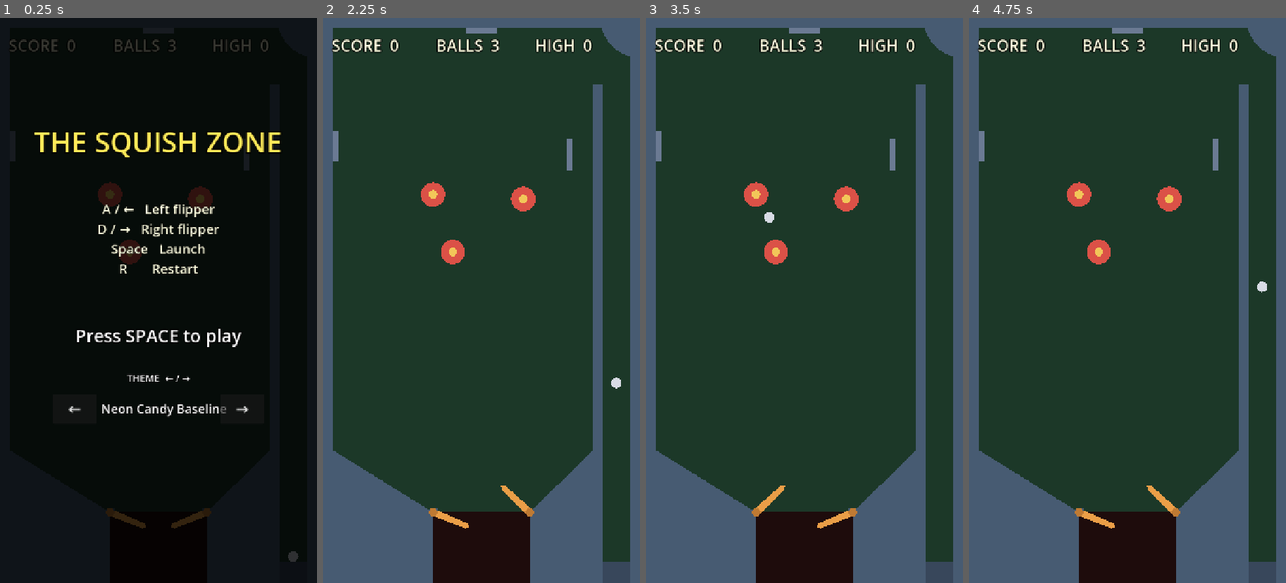
Above: before the commit, frames 1-4 (left to right).
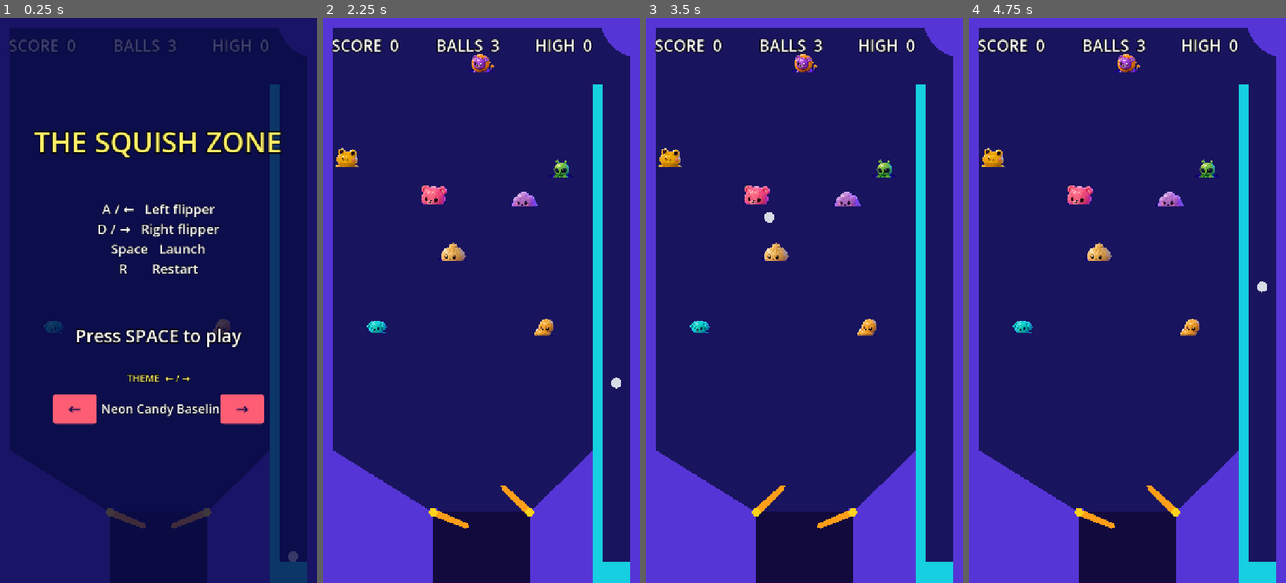
Above: after the commit, the same moments.

Repository: StephenForte/The-Squishy-Pinball-Machine
Game: Godot game, scene res://scenes/main.tscn
The game is run twice, just before and just after one commit, with the same random seed, the same clock (stepped at 60 frames per second) and the same inputs.
Inputs:
- Up to frame 1 (0.25 s): no input
- Up to frame 2 (2.25 s): click "←" at 0.5 s; click "→" at 1.25 s; tap Space (launch_ball) at 2 s; hold D (flipper_right) from 2.03 s (still down); hold Space (launch_ball) from 2.03 s (still down)
- Up to frame 3 (3.5 s): release D (flipper_right) at 2.78 s; release Space (launch_ball) at 2.78 s; hold A (flipper_left) from 2.78 s (still down); tap Space (launch_ball) at 2.85 s
- Up to frame 4 (4.75 s): release A (flipper_left) at 3.53 s; hold Space (launch_ball) 3.53-4.28 s; hold D (flipper_right) from 3.53 s (still down); tap R (restart) at 4.25 s; tap Space (launch_ball) at 4.35 s

The runs differ from the first frame. In frame 1, 97% of the frame differs, in the area x 0-100%, y 0-100%; in frame 2, 99%; in frame 3, 99%; in frame 4, 99%.
Error before the commit: Parse Error: Identifier "SquishyCatalog" not declared in the current scope. (res://autoload/theme.gd:169)

Commit message:
T8: replace bumper and target placeholders with catalog squishies.
Sprites follow first_table_slots; art is offset, never the D-015 colliders. Hits run a generic squash-and-rebound tween.

Co-authored-by: Cursor <cursoragent@cursor.com>

Diff:
--- a/scenes/bumper.tscn
+++ b/scenes/bumper.tscn
@@ -1,6 +1,7 @@
-[gd_scene load_steps=5 format=3]
+[gd_scene load_steps=6 format=3]
 
 [ext_resource type="Script" path="res://scripts/bumper.gd" id="1_bumper"]
+[ext_resource type="PackedScene" path="res://scenes/squishy.tscn" id="2_squishy"]
 
 [sub_resource type="PhysicsMaterial" id="PhysicsMaterial_bumper"]
 friction = 0.05
@@ -20,12 +21,16 @@
 shape = SubResource("CircleShape2D_body")
 
 [node name="Visual" type="Polygon2D" parent="."]
+visible = false
 color = Color(0.86, 0.32, 0.28, 1)
 polygon = PackedVector2Array(28, 0, 25.87, 10.72, 19.8, 19.8, 10.72, 25.87, 0, 28, -10.72, 25.87, -19.8, 19.8, -25.87, 10.72, -28, 0, -25.87, -10.72, -19.8, -19.8, -10.72, -25.87, 0, -28, 10.72, -25.87, 19.8, -19.8, 25.87, -10.72)
 
 [node name="Core" type="Polygon2D" parent="."]
+visible = false
 color = Color(0.95, 0.78, 0.35, 1)
 polygon = PackedVector2Array(10, 0, 8.66, 5, 5, 8.66, 0, 10, -5, 8.66, -8.66, 5, -10, 0, -8.66, -5, -5, -8.66, 0, -10, 5, -8.66, 8.66, -5)
+
+[node name="Squishy" parent="." instance=ExtResource("2_squishy")]
 
 [node name="Sensor" type="Area2D" parent="."]
 collision_layer = 0
--- /dev/null
+++ b/scenes/squishy.tscn
@@ -0,0 +1,9 @@
+[gd_scene load_steps=2 format=3]
+
+[ext_resource type="Script" path="res://scripts/squishy.gd" id="1_squishy"]
+
+[node name="Squishy" type="Node2D" groups=["squishies"]]
+script = ExtResource("1_squishy")
+
+[node name="Sprite" type="Sprite2D" parent="."]
+centered = true
--- a/scenes/table.tscn
+++ b/scenes/table.tscn
@@ -7,6 +7,7 @@
 [ext_resource type="Script" path="res://scripts/target_bank.gd" id="5_target_bank"]
 [ext_resource type="PackedScene" path="res://scenes/target.tscn" id="6_target"]
 [ext_resource type="PackedScene" path="res://scenes/effects.tscn" id="7_effects"]
+[ext_resource type="PackedScene" path="res://scenes/squishy.tscn" id="8_squishy"]
 
 [sub_resource type="PhysicsMaterial" id="PhysicsMaterial_walls"]
 friction = 0.25
@@ -193,3 +194,11 @@
 position = Vector2(360, 30)
 
 [node name="Effects" parent="." instance=ExtResource("7_effects")]
+
+[node name="Decor0" parent="." instance=ExtResource("8_squishy")]
+position = Vector2(120, 700)
+catalog_id = "puppy_jax"
+
+[node name="Decor1" parent="." instance=ExtResource("8_squishy")]
+position = Vector2(500, 700)
+catalog_id = "peanut_pip"
--- a/scenes/target.tscn
+++ b/scenes/target.tscn
@@ -1,6 +1,7 @@
-[gd_scene load_steps=5 format=3]
+[gd_scene load_steps=6 format=3]
 
 [ext_resource type="Script" path="res://scripts/target.gd" id="1_target"]
+[ext_resource type="PackedScene" path="res://scenes/squishy.tscn" id="2_squishy"]
 
 [sub_resource type="PhysicsMaterial" id="PhysicsMaterial_target"]
 friction = 0.2
@@ -20,8 +21,11 @@
 shape = SubResource("RectangleShape2D_body")
 
 [node name="Visual" type="Polygon2D" parent="."]
+visible = false
 color = Color(0.42, 0.48, 0.58, 1)
 polygon = PackedVector2Array(-35, -6, 35, -6, 35, 6, -35, 6)
+
+[node name="Squishy" parent="." instance=ExtResource("2_squishy")]
 
 [node name="Sensor" type="Area2D" parent="."]
 collision_layer = 0
--- /dev/null
+++ b/scripts/squishy.gd
@@ -0,0 +1,117 @@
+extends Node2D
+
+## Catalog-driven sprite. Collision stays on the parent bumper/target (D-015).
+
+@export var catalog_id: String = ""
+
+const FIT_BUMPER := 64.0
+const FIT_TARGET := 56.0
+const FIT_DECOR := 50.0
+const SQUASH := Vector2(1.22, 0.72)
+const DANCE_SEC := 2.0
+
+var _rest_scale := Vector2.ONE
+var _dancing := false
+var _hit_tween: Tween
+var _dance_tween: Tween
+
+@onready var _sprite: Sprite2D = $Sprite
+
+
+func _ready() -> void:
+	add_to_group("squishies")
+	if not catalog_id.is_empty():
+		setup(catalog_id)
+	var parent := get_parent()
+	if parent != null and parent.has_signal("hit"):
+		parent.hit.connect(play_hit)
+
+
+func _process(_delta: float) -> void:
+	global_rotation = 0.0
+	_place_art()
+
+
+func setup(id: String) -> void:
+	catalog_id = id
+	if _sprite == null:
+		_sprite = get_node_or_null("Sprite") as Sprite2D
+	if _sprite == null:
+		return
+	var path := SquishyCatalog.sprite_path(id)
+	if path.is_empty() or not ResourceLoader.exists(path):
+		return
+	_sprite.texture = load(path)
+	_sprite.centered = true
+	_apply_fit()
+
+
+func play_hit() -> void:
+	if _sprite == null:
+		return
+	if _hit_tween != null and _hit_tween.is_valid():
+		_hit_tween.kill()
+	_sprite.scale = _rest_scale * SQUASH
+	_hit_tween = create_tween()
+	_hit_tween.tween_property(_sprite, "scale", _rest_scale, 0.18).set_trans(Tween.TRANS_BACK).set_ease(Tween.EASE_OUT)
+
+
+func play_dance(duration: float = DANCE_SEC) -> void:
+	if _sprite == null:
+		return
+	_dancing = true
+	if _dance_tween != null and _dance_tween.is_valid():
+		_dance_tween.kill()
+	_sprite.rotation_degrees = 0.0
+	_dance_tween = create_tween()
+	_dance_tween.set_loops()
+	_dance_tween.tween_property(_sprite, "rotation_degrees", 14.0, 0.10)
+	_dance_tween.tween_property(_sprite, "scale", _rest_scale * Vector2(1.08, 0.90), 0.10)
+	_dance_tween.tween_property(_sprite, "rotation_degrees", -14.0, 0.10)
+	_dance_tween.tween_property(_sprite, "scale", _rest_scale, 0.10)
+	get_tree().create_timer(duration).timeout.connect(_stop_dance, CONNECT_ONE_SHOT)
+
+
+func is_dancing() -> bool:
+	return _dancing
+
+
+func _stop_dance() -> void:
+	if _dance_tween != null and _dance_tween.is_valid():
+		_dance_tween.kill()
+	if _sprite != null:
+		_sprite.rotation_degrees = 0.0
+		_sprite.scale = _rest_scale
+	_dancing = false
+
+
+func _apply_fit() -> void:
+	var tex := _sprite.texture
+	if tex == null:
+		return
+	var longest := maxf(tex.get_width(), tex.get_height())
+	if longest <= 0.0:
+		return
+	var fit := FIT_DECOR
+	var parent := get_parent()
+	if parent != null and parent.is_in_group("bumpers"):
+		fit = FIT_BUMPER
+	elif parent != null and parent.is_in_group("targets"):
+		fit = FIT_TARGET
+	var s := fit / longest
+	_rest_scale = Vector2(s, s)
+	_sprite.scale = _rest_scale
+
+
+func _place_art() -> void:
+	var parent := get_parent()
+	if parent == null or not parent.is_in_group("targets"):
+		return
+	var center := Vector2(360, 640)
+	var inward: Vector2 = center - parent.global_position
+	if inward.length_squared() < 0.001:
+		inward = Vector2.DOWN
+	var dist := 36.0
+	if absf(parent.rotation) < 0.2:
+		dist = 72.0
+	global_position = parent.global_position + inward.normalized() * dist
--- /dev/null
+++ b/scripts/squishy_catalog.gd
@@ -0,0 +1,37 @@
+class_name SquishyCatalog
+extends RefCounted
+
+## D-020 squishy roster. Read-only JSON; scoring still follows D-005.
+
+const PATH := "res://assets/design/squishes/squishies_catalog.json"
+
+static var _data: Dictionary = {}
+
+
+static func data() -> Dictionary:
+	if _data.is_empty():
+		var parsed: Variant = JSON.parse_string(FileAccess.get_file_as_string(PATH))
+		if typeof(parsed) == TYPE_DICTIONARY:
+			_data = parsed
+	return _data
+
+
+static func entry(id: String) -> Dictionary:
+	for item in data().get("squishies", []):
+		if String(item.get("id", "")) == id:
+			return item
+	return {}
+
+
+static func first_table_slots() -> Dictionary:
+	var slots: Variant = data().get("first_table_slots", {})
+	if typeof(slots) == TYPE_DICTIONARY:
+		return slots
+	return {}
+
+
+static func sprite_path(id: String) -> String:
+	var item := entry(id)
+	if item.is_empty():
+		return ""
+	return String(item.get("assets", {}).get("sprite", "res://assets/design/squishes/art/%s.png" % id))
Not shown: 1 places in scenes/table.tscn that only renumber resources
Not shown, added: scripts/squishy.gd.uid
Not shown, added: scripts/squishy_catalog.gd.uid
